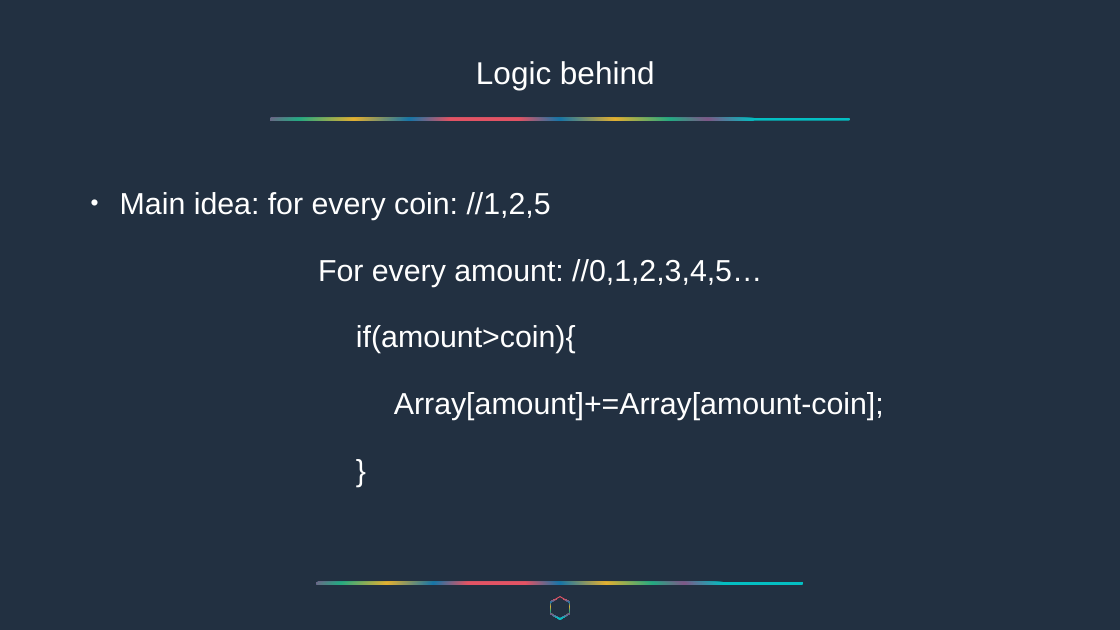
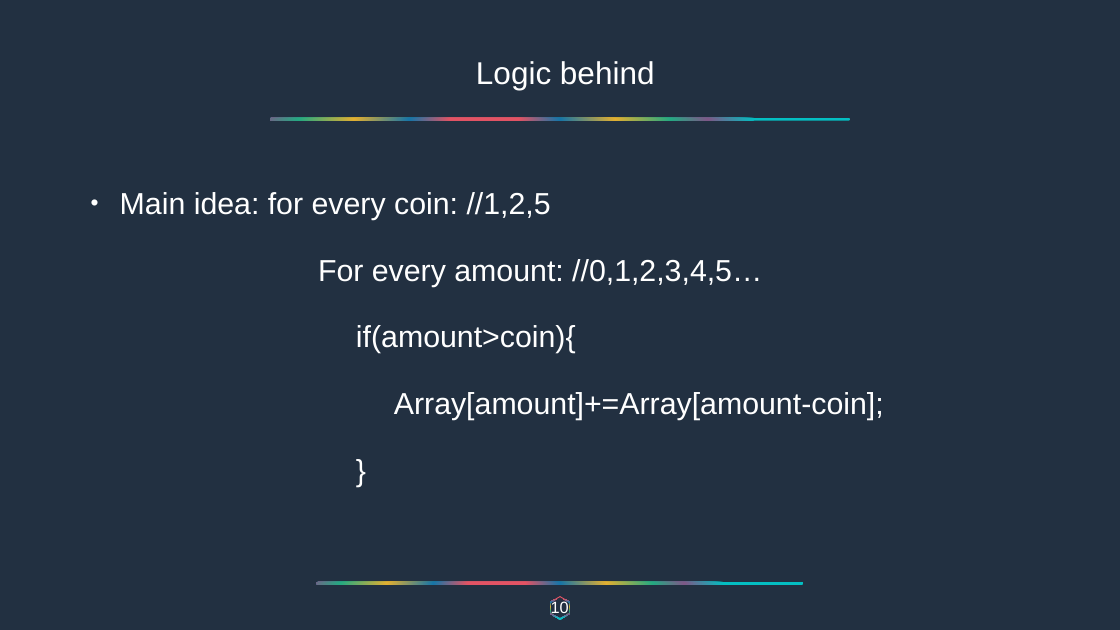
Before and after one commit to Perilous7/AscendingAlgorithm, a slide deck: slide 11 of Dynamic Programming [Autosaved].pptx. Drawn at 1120x630 pixels with LibreOffice and Linux fonts; fonts in the diff are those of the drawing; background and template pictures are left out. Boxes give left, top, right and bottom in pixels: in the first picture for what was removed or moved away, otherwise in the second. Text is boxed around its words. In the diff, an @@ line names an element or a change of style, - is before the commit and + after.

```diff
--- a/Dynamic Programming [Autosaved].pptx
+++ b/Dynamic Programming [Autosaved].pptx
@@ text added at [551,600,569,617], 28 pt, text #FFFFFF @@
+10
```
Also in this commit, not shown: 13 other slides changed, 6 other files.
